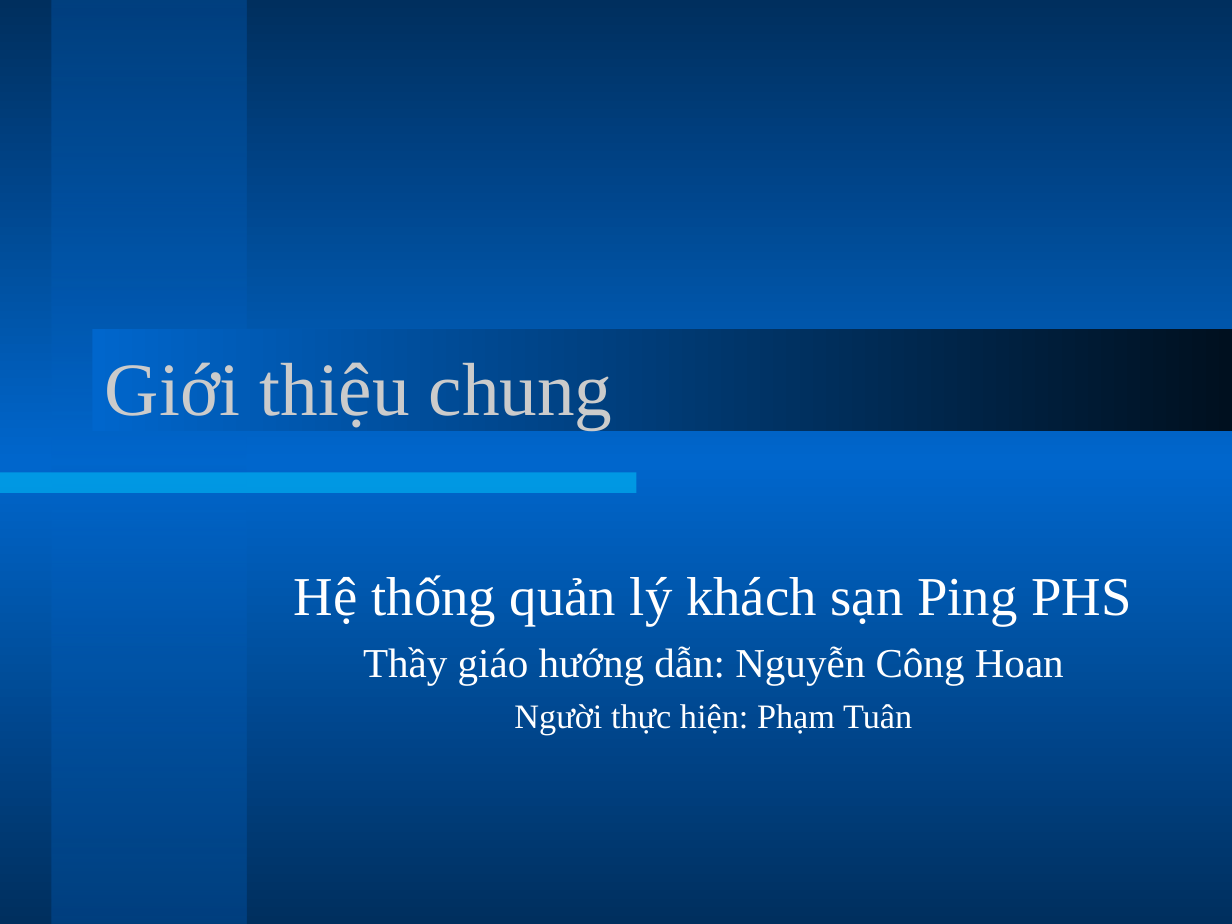
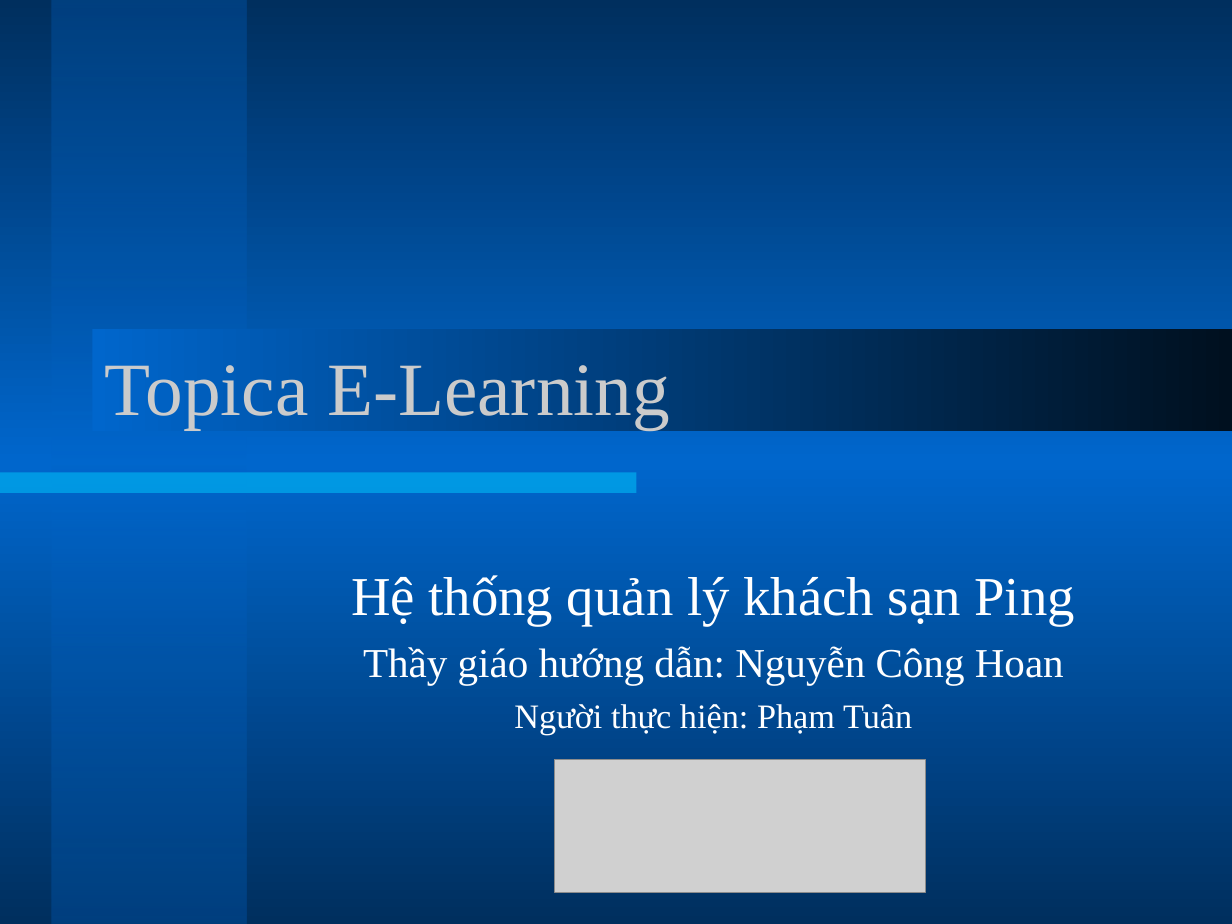
Before and after one commit to phamtuanchip/PHS, a slide deck: slide 1 of Documents/slides.ppt. Drawn at 1232x924 pixels with LibreOffice and Linux fonts; fonts in the diff are those of the drawing; grey boxes stand for pictures. Boxes give left, top, right and bottom in pixels: in the first picture for what was removed or moved away, otherwise in the second. Text is boxed around its words. In the diff, an @@ line names an element or a change of style, - is before the commit and + after.

```diff
--- a/Documents/slides.ppt
+++ b/Documents/slides.ppt
@@ title at [105, 365, 670, 429]: text changed @@
-Giới thiệu chung
+Topica E-Learning
@@ subtitle at [351, 575, 1074, 626]: text changed @@
-Hệ thống quản lý khách sạn Ping PHS
+Hệ thống quản lý khách sạn Ping
@@ picture added at [554, 760, 925, 893] @@
```
Also in this commit, not shown: 6 other slides changed, 1 slide added, 1 slide removed.
